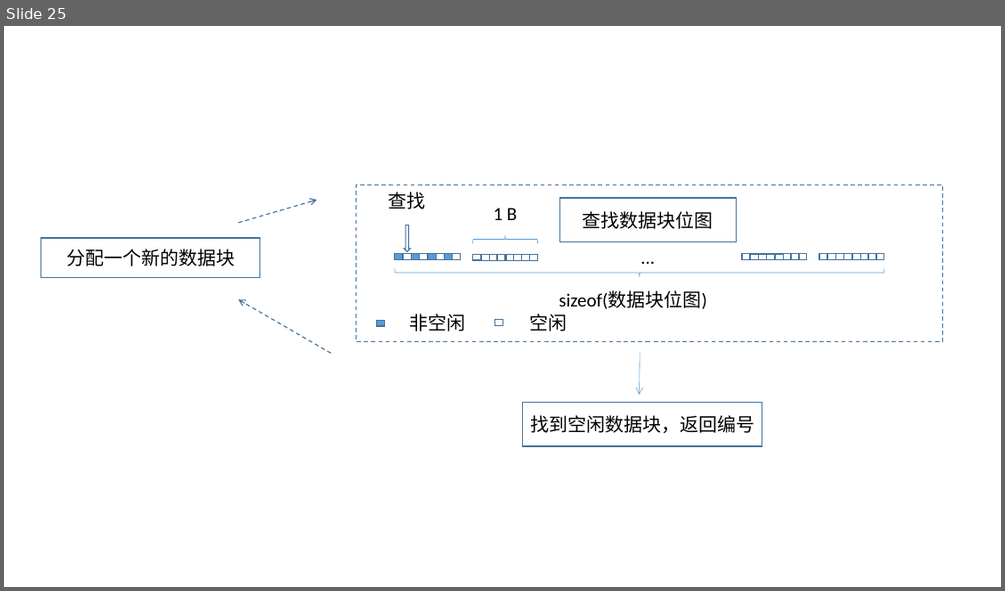
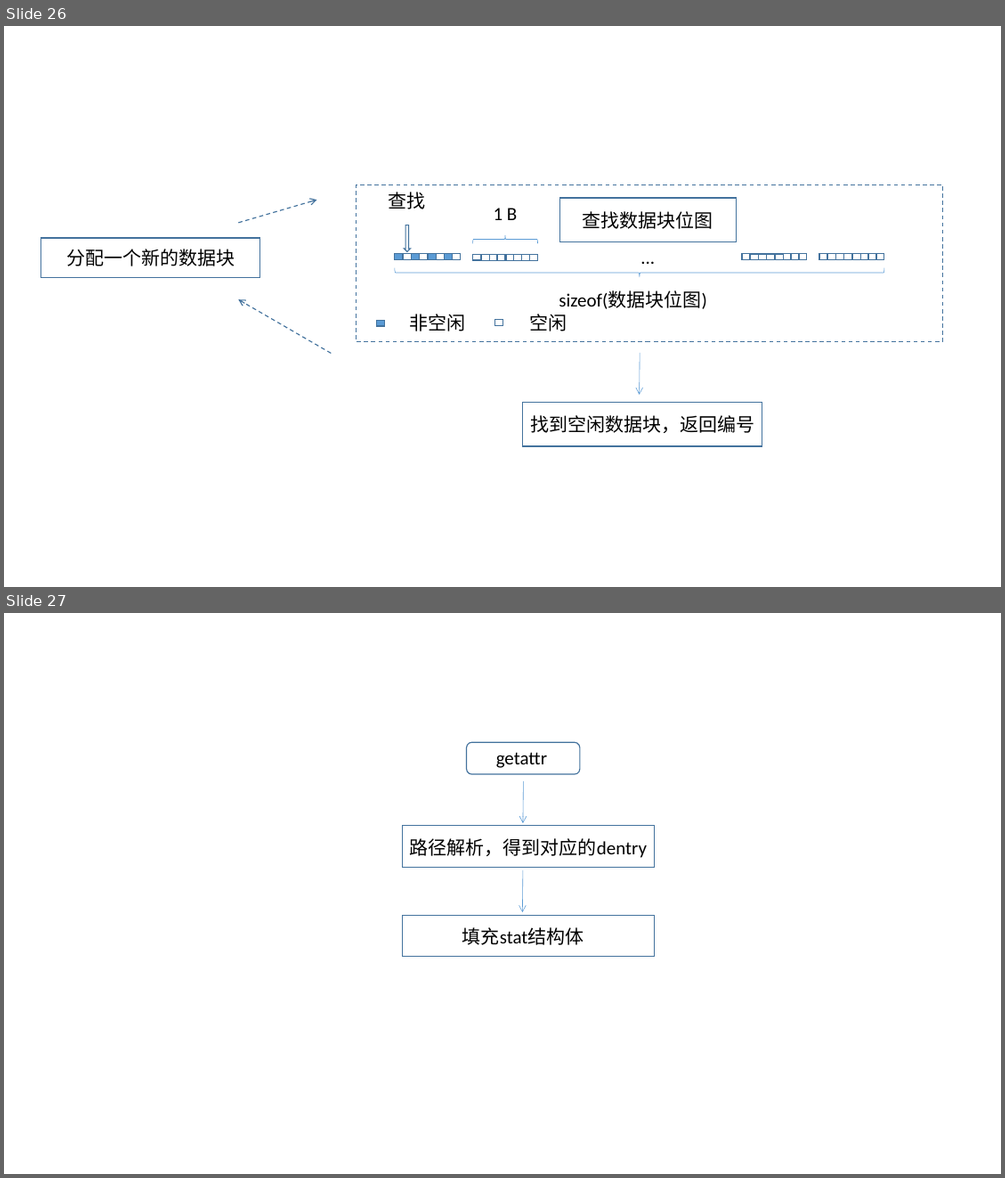
Before and after one commit to hitsz-cslab/os-labs, a slide deck: docs/lab5/图片.pptx. Shown one above the other, each under a label of ours: slide 25 before the commit, slides 26 and 27 after it. The pictures are 1005x591 and 1005x1178 pixels, drawn with LibreOffice and Linux fonts; fonts in the diff are those of the drawing. Boxes give left, top, right and bottom in pixels: in the first picture for what was removed or moved away, otherwise in the second. Text is boxed around its words. In the diff, an @@ line names an element or a change of style, - is before the commit and + after.

```diff
--- a/docs/lab5/图片.pptx
+++ b/docs/lab5/图片.pptx
@@ slide 27 added at [4,613,1001,1174], background #FFFFFF @@
@@ rounded rectangle added at [467,742,581,774], outline #43739E 1 pt @@
@@ text added at [496,752,547,768], 18 pt, text #000000 @@
+getattr
@@ arrow added from (524, 781) to (523, 823), #5B9BD5 0.5 pt @@
@@ rectangle added at [403,826,655,868], outline #43739E 1 pt @@
@@ text added at [410,838,647,858], 18 pt, text #000000 @@
+路径解析，得到对应的dentry
@@ arrow added from (523, 870) to (522, 912), #5B9BD5 0.5 pt @@
@@ rectangle added at [403,915,655,957], outline #43739E 1 pt @@
@@ text added at [462,927,584,945], 18 pt, text #000000 @@
+填充stat结构体
@@ what was slide 25 is now slide 26 @@
```
Also in this commit, not shown: 2 slides changed, 2 other slides added, 1 slide removed, 7 other files.
